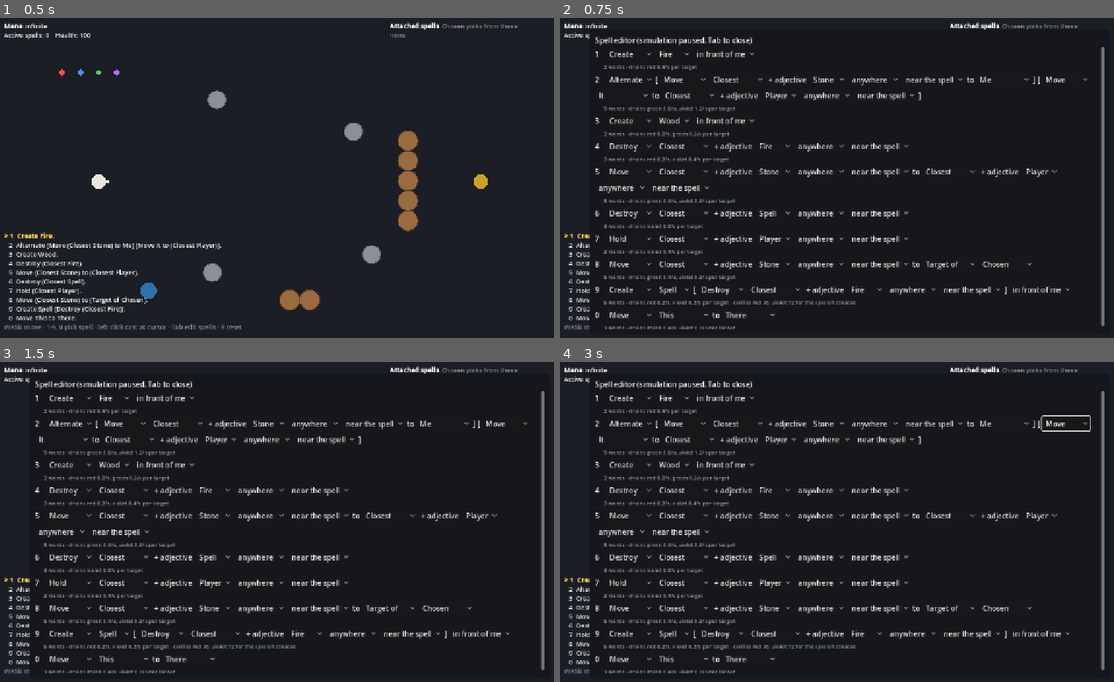
Above: before the commit, frames 1-4 (two rows, left to right).
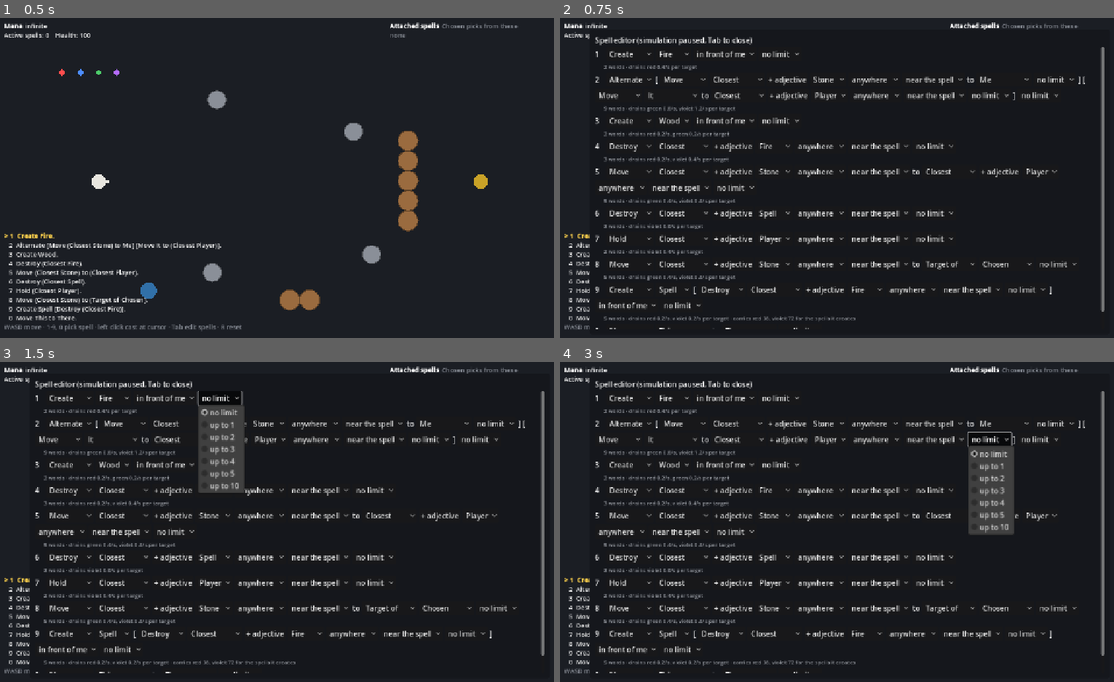
Above: after the commit, the same moments.

Repository: oscarjocque/spellcraft-prototype
Game: Godot game, scene res://scenes/main.tscn
Same seed, same stepped clock (60 frames per second), same inputs: the game is played once before the commit and once after it.
Inputs (mouse positions are in pixels of both pictures, inside the frame that each line leads up to):
- Up to frame 1 (0.5 s): no input
- Up to frame 2 (0.75 s): tap Enter at 0.5 s; move the mouse to (975, 165) at 0.52 s; hold D (move_right) from 0.53 s (still down); tap Tab at 0.6 s; click (975, 165) at 0.67 s
- Up to frame 3 (1.5 s): release D (move_right) at 1.25 s; click (221, 397) at 1.25 s, where only the run after the commit has a clickable "no limit"
- Up to frame 4 (3 s): click (1053, 422) at 2 s, where only the run after the commit has a clickable "no limit"; click (992, 438) at 2.75 s, where only the run after the commit has a clickable "no limit"

Frame 1 is identical in both runs. In frame 2, 2.6% of the frame differs, in the area x 6-99%, y 10-98%; in frame 3, 4.6%; in frame 4, 5.0%.

Commit message:
Add adverbs, starting with "up to N", and the noun Here
Spells can carry adverbs, picked at the end of each sentence in the
editor. "Up to N" limits how much a spell does: objects created,
spells a Create Spell makes (and the mana it carries), targets
destroyed (N nearest at a time, ending after N), moved, marked or held,
and the turns of an Alternate.

Here is the spell's own location: the caster's for a spell they cast,
the spell's own spot for a created one.

Co-Authored-By: Claude Opus 5.5 <noreply@anthropic.com>
Claude-Session: https://claude.ai/code/session_013jfXwMwWtv4oDjb8vuFPPJ

Diff:
--- a/scripts/spells/spell.gd
+++ b/scripts/spells/spell.gd
@@ -6,7 +6,7 @@
 ## Create has no goal: it builds one object after another, sustaining each
 ## finished one (fire doesn't burn out), until its mana runs out. Create Spell
 ## likewise makes spells, one every CREATE_SPELL_TICKS, until it has made
-## CREATED_SPELLS of them. Each new one goes in the free spot closest to where
+## them (CREATED_SPELLS, or its "up to"). Each new one goes in the free spot closest to where
 ## Create aims (see _create_spot), so they gather there and gaps get refilled;
 ## with no free spot within reach, Create waits.
 ##
@@ -52,6 +52,8 @@
 var _done := {}  # Move: objects that arrived or were blocked
 
 var _drain := {}  # color -> mana per tick
+var _limit := 0  # its "up to", 0 for none
+var _count := 0  # how many it has destroyed, marked, or turns it has run
 var _dir := Vector2.RIGHT  # the direction it was cast in
 var _build := 0.0
 var _building: WorldObject  # the object Create is growing, or null while it waits
@@ -76,6 +78,7 @@
 	mana = p_mana
 	reserve = p_reserve
 	anchored = p_anchored
+	_limit = SpellGrammar.up_to(ast)
 	var per_second := SpellGrammar.drain_per_second(ast)
 	for c in per_second:
 		_drain[c] = per_second[c] / Simulation.TICK_RATE
@@ -139,8 +142,12 @@
 			if not _pay(subjects.size() - 1):
 				return false
 			for s in subjects:
+				var was_alive: bool = s.health > 0.0
 				s.health -= DESTROY_RATE * Simulation.DT
-			return true  # once what it locked onto is gone, _subjects ends it
+				if was_alive and s.health <= 0.0:
+					_count += 1
+			# Once what it locked onto is gone, _subjects ends it.
+			return _limit == 0 or _count < _limit
 		"mark":
 			var subjects: Variant = _subjects(sim)
 			if subjects == null:
@@ -148,7 +155,11 @@
 			if not _pay(subjects.size() - 1):
 				return false
 			for s in subjects:
-				s.marks[caster.id] = true
+				if not s.marks.has(caster.id):
+					s.marks[caster.id] = true
+					_count += 1
+			if _limit > 0 and _count >= _limit:
+				return false
 			# Done once it has marked something, unless it follows a spell's
 			# target, in which case it marks each new one.
 			return subjects.is_empty() or not _what["chain"].is_empty()
@@ -158,8 +169,7 @@
 			current = _hold(sim)
 			return true
 		"alternate":
-			_tick_alternate(sim)
-			return true
+			return _tick_alternate(sim)
 	return false
 
 
@@ -184,7 +194,17 @@
 			return null
 		"unbound":
 			_what = _bind(ast["what"], sim)
-	return _eval(_what)
+	return _capped(_eval(_what))
+
+
+## With "up to N", only the N nearest of `objs`.
+func _capped(objs: Array[WorldObject]) -> Array[WorldObject]:
+	if _limit == 0 or objs.size() <= _limit:
+		return objs
+	var sorted := objs.duplicate()
+	sorted.sort_custom(func(a: WorldObject, b: WorldObject) -> bool:
+		return host.pos.distance_squared_to(a.pos) < host.pos.distance_squared_to(b.pos))
+	return sorted.slice(0, _limit)
 
 
 func _tick_move(sim: Simulation) -> bool:
@@ -199,7 +219,7 @@
 	if _state(_to) != "ok":
 		_to = _bind(ast["to"], sim)
 		_done.clear()
-	var subjects := _eval(_what)
+	var subjects := _capped(_eval(_what))
 	var dests := _eval(_to)
 	if subjects.is_empty() or dests.is_empty():
 		return true  # nothing to move, or nowhere to move it, yet: wait
@@ -223,15 +243,16 @@
 func _tick_create(sim: Simulation) -> bool:
 	if not _inner.is_empty():
 		# A created spell starts whole; make the next after a pause.
-		if created.size() >= SpellGrammar.CREATED_SPELLS:
+		if created.size() >= SpellGrammar.spells_created(ast):
 			return false
 		_spell_timer += 1
 		if _spell_timer >= CREATE_SPELL_TICKS:
 			_create_spell(sim)
 		return true
-	if _building == null or _building.dead or _build >= 1.0:
+	var room := _limit == 0 or created.size() < _limit
+	if room and (_building == null or _building.dead or _build >= 1.0):
 		_start_object(sim)
-	if _building != null:
+	if _building != null and not _building.dead:
 		_build = minf(1.0, _build + _build_step)
 		_building.radius = maxf(2.0, _full_radius * _build)
 	if _lifetime > 0:
@@ -240,16 +261,20 @@
 	return true
 
 
-func _tick_alternate(sim: Simulation) -> void:
+func _tick_alternate(sim: Simulation) -> bool:
 	_turn_ticks += 1
 	if _sub != null and not _sub.dead:
 		_last[_turn] = _sub.spell.targets()
 		if _turn_ticks < ALTERNATE_TICKS:
-			return
+			return true
 		_sub.dead = true
-	# The turn is over: the other spell goes, its It what this one acted on.
+	# The turn is over: the other spell goes, its It what this one acted on,
+	# unless that was the last of its "up to" turns.
+	if _limit > 0 and _count >= _limit:
+		return false
 	_turn = 1 - _turn
 	_start_turn(sim)
+	return true
 
 
 ## Casts the spell whose turn it is, attached to this one, which pays for it.
@@ -266,6 +291,7 @@
 			host, host, it_now)
 	_sub.bound_to = host  # it ends with this spell
 	_turn_ticks = 0
+	_count += 1
 
 
 ## What the spell acts on right now: a held noun's value, Create's newest
@@ -282,7 +308,7 @@
 			if what != null and not what.dead:
 				out.append(what)
 			return out
-	return _eval(_what)
+	return _capped(_eval(_what))
 
 
 ## The first target, or null.
@@ -378,6 +404,8 @@
 	match noun["ref"]:
 		"me":
 			return caster
+		"here":
+			return host  # the spell's own world object marks where it is
 		"chosen":
 			# Only a spell really in the caster's inventory counts.
 			for o in sim.inventory(caster):
@@ -431,10 +459,10 @@
 func _hold(sim: Simulation) -> Array[WorldObject]:
 	var noun := SpellGrammar.held_noun(ast)
 	if SpellGrammar.picker_of(noun) != "":
-		return _pick(noun, sim, current)
+		return _capped(_pick(noun, sim, current))
 	if _state(_what) == "unbound":
 		_what = _bind(noun, sim)
-	return _eval(_what)
+	return _capped(_eval(_what))
 
 
 # --- Create ------------------------------------------------------------------
--- a/scripts/spells/spell_grammar.gd
+++ b/scripts/spells/spell_grammar.gd
@@ -11,12 +11,17 @@
 ##   {"verb": "select", "what": NOUN}   # Hold: a noun on its own, re-read every tick
 ##   {"verb": "alternate", "first": SPELL, "second": SPELL}
 ##
+## Any spell may also have adverbs: {"adverbs": {ADVERB: VALUE}}. So far:
+##   "up_to": N   at most N: created, spells created, destroyed, moved,
+##                marked, held, or turns of an Alternate
+##
 ## NOUN is one of:
-##   {"ref": REF}                 Me, It, Chosen, This, There, Aimed
+##   {"ref": REF}                 Me, Here, It, Chosen, This, There, Aimed
 ##   {PICKER: QUALIFIER, "adj": [ADJECTIVE...]?, "within": METERS?, "from": NOUN?}
 ##                                e.g. (Closest Moving Stone within 3 m of There)
 ##   {RELATION: NOUN}             (Target of X), (Caster of X), ...
 ##
+## Here is the spell's own location (the caster's, for a spell they cast).
 ## It is what the other spell of an Alternate acted on in its last turn (and
 ## nothing outside an Alternate). Chosen, This and There are picked by the caster for each use when casting,
 ## and the pick is stored in the noun: "id" for Chosen and This, "at" for There.
@@ -29,7 +34,7 @@
 const VERBS := ["create", "destroy", "move", "mark", "select", "alternate"]
 const MATERIALS := ["fire", "water", "wood", "stone"]
 const QUALIFIERS := ["thing", "fire", "water", "wood", "stone", "spell", "player", "mana"]
-const REFS := ["me", "it", "chosen", "this", "there", "aimed"]
+const REFS := ["me", "here", "it", "chosen", "this", "there", "aimed"]
 ## Refs the caster picks when casting.
 const PICKED_REFS := ["chosen", "this", "there"]
 const PICKERS := ["closest", "farthest", "random", "all"]
@@ -39,14 +44,16 @@
 const PIXELS_PER_METER := 40.0
 const COLORS := ["red", "blue", "green", "violet"]
 const CREATED_SPELL_SECONDS := 60.0  # how long a created spell's mana must last
-const CREATED_SPELLS := 3  # how many spells one Create Spell makes
+const CREATED_SPELLS := 3  # how many spells one Create Spell makes, unless "up to"
+const ADVERBS := ["up_to"]
+const UP_TO := [1, 2, 3, 4, 5, 10]
 
 ## First sketch from the design doc, to be tuned.
 const BLOCK_COLOR := {
 	"create": "red", "fire": "red", "burning": "red", "at": "red",
-	"water": "blue", "mana": "blue",
+	"water": "blue", "mana": "blue", "up_to": "blue",
 	"move": "green", "stone": "green", "wood": "green", "moving": "green",
-	"there": "green", "aimed": "green", "within": "green", "from": "green",
+	"there": "green", "here": "green", "aimed": "green", "within": "green", "from": "green",
 	"destroy": "violet", "mark": "violet", "alternate": "violet", "it": "violet", "spell": "violet", "player": "violet", "thing": "violet",
 	"closest": "violet", "farthest": "violet", "random": "violet", "all": "violet",
 	"me": "violet", "chosen": "violet", "this": "violet",
@@ -63,6 +70,16 @@
 	if ast.get("what") is Dictionary:
 		return ast["what"]
 	return {"closest": ast.get("qualifier", "")}
+
+
+## A spell's "up to" limit, or 0 for none.
+static func up_to(ast: Dictionary) -> int:
+	return ast.get("adverbs", {}).get("up_to", 0)
+
+
+## How many spells a Create Spell makes.
+static func spells_created(ast: Dictionary) -> int:
+	return up_to(ast) if up_to(ast) > 0 else CREATED_SPELLS
 
 
 ## The picker word of a selector noun, or "" if the noun isn't a selector.
@@ -126,6 +143,8 @@
 			out.append("alternate")
 			out.append_array(own_blocks(ast["first"]))
 			out.append_array(own_blocks(ast["second"]))
+	for adverb in ast.get("adverbs", {}):
+		out.append(adverb)
 	return out
 
 
@@ -168,7 +187,7 @@
 
 
 ## Mana a spell must carry in reserve for the spells it creates: one `share`
-## for each of the CREATED_SPELLS it makes.
+## for each spell it makes.
 static func payload(ast: Dictionary) -> Dictionary:
 	var need := {}
 	# An Alternate carries one turn's worth for each of its spells.
@@ -181,7 +200,7 @@
 		return need
 	var one := share(inner)
 	for c in one:
-		need[c] = need.get(c, 0.0) + one[c] * CREATED_SPELLS
+		need[c] = need.get(c, 0.0) + one[c] * spells_created(ast)
 	return need
 
 
@@ -197,6 +216,11 @@
 
 ## Returns "" if the spell is grammatical, else why not.
 static func validate(ast: Dictionary) -> String:
+	var adverbs: Variant = ast.get("adverbs", {})
+	if not adverbs is Dictionary or not adverbs.keys().all(func(a: Variant) -> bool: return a in ADVERBS):
+		return "Unknown adverb."
+	if adverbs.has("up_to") and not adverbs["up_to"] in UP_TO:
+		return "Up to needs a number."
 	var verb: String = ast.get("verb", "")
 	match verb:
 		"create":
@@ -288,6 +312,13 @@
 
 
 static func _sentence(ast: Dictionary) -> String:
+	var text := _clause(ast)
+	if up_to(ast) > 0:
+		text += ", up to %d" % up_to(ast)
+	return text
+
+
+static func _clause(ast: Dictionary) -> String:
 	match ast.get("verb", ""):
 		"create":
 			var inner := created_spell(ast)
--- a/scripts/ui/spell_editor.gd
+++ b/scripts/ui/spell_editor.gd
@@ -8,7 +8,7 @@
 ## A placeholder for a drag-and-drop block editor.
 
 ## Noun kinds offered, in the noun picker's order.
-const NOUN_KINDS := ["me", "it", "chosen", "this", "there", "aimed",
+const NOUN_KINDS := ["me", "here", "it", "chosen", "this", "there", "aimed",
 		"closest", "farthest", "random", "all",
 		"target_of", "caster_of", "maker_of", "products_of"]
 
@@ -112,6 +112,25 @@
 				row.add_child(_text("["))
 				_add_spell(row, ast[key], refresh)
 				row.add_child(_text("]"))
+	_add_adverbs(row, ast, refresh)
+
+
+## The adverb picker: so far, an optional "up to N".
+func _add_adverbs(row: Container, ast: Dictionary, refresh: Callable) -> void:
+	var options := ["no limit"] + SpellGrammar.UP_TO.map(func(n: int) -> String: return "up to %d" % n)
+	var limit := _picker(options, SpellGrammar.UP_TO.find(SpellGrammar.up_to(ast)) + 1)
+	limit.item_selected.connect(func(idx: int) -> void:
+		var adverbs: Dictionary = ast.get("adverbs", {})
+		if idx == 0:
+			adverbs.erase("up_to")
+		else:
+			adverbs["up_to"] = SpellGrammar.UP_TO[idx - 1]
+		if adverbs.is_empty():
+			ast.erase("adverbs")
+		else:
+			ast["adverbs"] = adverbs
+		refresh.call())
+	row.add_child(limit)
 
 
 ## Create's object (a material, or Spell followed by that spell's
--- a/tests/test_spells.gd
+++ b/tests/test_spells.gd
@@ -851,6 +851,58 @@
 	check(alt.spell._sub.spell.ast == ast["second"], "A spell that never finishes still hands over after its turn")
 
 
+func test_up_to() -> void:
+	var w := spell_world()
+	var sim: Simulation = w[0]
+	var p: WorldObject = w[1]
+	var ast := {"verb": "destroy", "what": {"all": "fire"}, "adverbs": {"up_to": 2}}
+	check(SpellGrammar.to_text(ast) == "Destroy (All Fire), up to 2.", "Up to reads as words")
+	check(SpellGrammar.blocks(ast).size() == 4, "Up to is a word")
+	for x in [300, 500, 700, 900]:
+		sim.spawn(Materials.make("fire", Vector2(x, 200)))
+	var host := sim.cast(p, ast, Vector2.ZERO)
+	check(host.spell.targets().size() == 2, "Up to 2 acts on the 2 nearest at a time")
+	run(sim, 10)
+	check(count(sim, "fire") == 2 and host.dead, "...and ends once it has destroyed 2")
+
+	var wood := sim.cast(p, {"verb": "create", "what": {"material": "wood"}, "adverbs": {"up_to": 3}}, Vector2(600, 600))
+	run(sim, 10 * Simulation.TICK_RATE)
+	check(wood.spell.created.size() == 3 and not wood.dead, "Create up to 3 makes 3, then only sustains them")
+
+	var warden := {"verb": "create", "what": {"spell": {"verb": "select", "what": {"closest": "player"}}}, "adverbs": {"up_to": 5}}
+	check(SpellGrammar.spells_created(warden) == 5, "Create Spell up to 5 makes 5 spells")
+	check(same(SpellGrammar.payload(warden), {"violet": 5 * 0.4 * 60.0}), "...and carries mana for 5")
+
+	sim.spawn(Materials.make("stone", Vector2(400, 300)))
+	sim.spawn(Materials.make("stone", Vector2(400, 420)))
+	var pull := sim.cast(p, {"verb": "move", "what": {"all": "stone"}, "to": {"ref": "me"}, "adverbs": {"up_to": 1}}, Vector2.ZERO)
+	check(pull.spell.targets().size() == 1, "Move up to 1 moves one")
+
+	var marks := sim.cast(p, {"verb": "mark", "what": {"all": "wood"}, "adverbs": {"up_to": 2}}, Vector2.ZERO)
+	run(sim, 1)
+	check(sim.objects.filter(func(o: WorldObject) -> bool: return o.marks.has(p.id)).size() == 2 and marks.dead,
+		"Mark up to 2 marks two")
+
+	var turns := sim.cast(p, Sandbox.JUGGLE.merged({"adverbs": {"up_to": 2}}), Vector2.ZERO)
+	run(sim, 2 * Spell.ALTERNATE_TICKS + 2)
+	check(turns.dead, "Alternate up to 2 runs two turns, then ends")
+	check(SpellGrammar.validate({"verb": "mark", "what": {"ref": "me"}, "adverbs": {"up_to": 7}}) != "", "Up to takes a listed number")
+
+
+func test_here() -> void:
+	var w := spell_world()
+	var sim: Simulation = w[0]
+	var p: WorldObject = w[1]
+	var stone := sim.spawn(Materials.make("stone", Vector2(600, 360)))
+	var pull := sim.cast(p, {"verb": "move", "what": {"closest": "stone"}, "to": {"ref": "here"}}, Vector2.ZERO)
+	check(pull.spell.destination() == pull, "Here is the spell's own location")
+	run(sim, 3)
+	check(heading(stone).dot(stone.pos.direction_to(p.pos)) > 0.95, "...which, for a spell you cast, is where you are")
+	var maker := sim.cast(p, {"verb": "create", "what": {"spell": {"verb": "create", "what": {"material": "fire"}, "at": {"ref": "here"}}}}, Vector2(400, 600))
+	var made: WorldObject = maker.spell.what
+	check(made.spell.what.pos.distance_to(made.pos) < 1.0, "A created spell's Here is where it sits")
+
+
 func test_deterministic() -> void:
 	check(_replay() == _replay(), "Same inputs give the same world")
 
Not shown, changed: README.md
